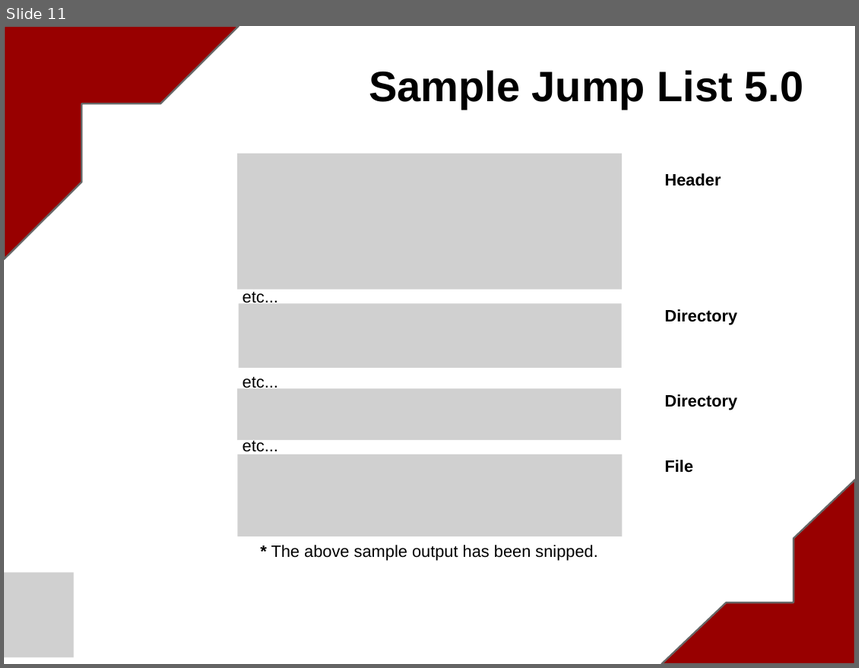
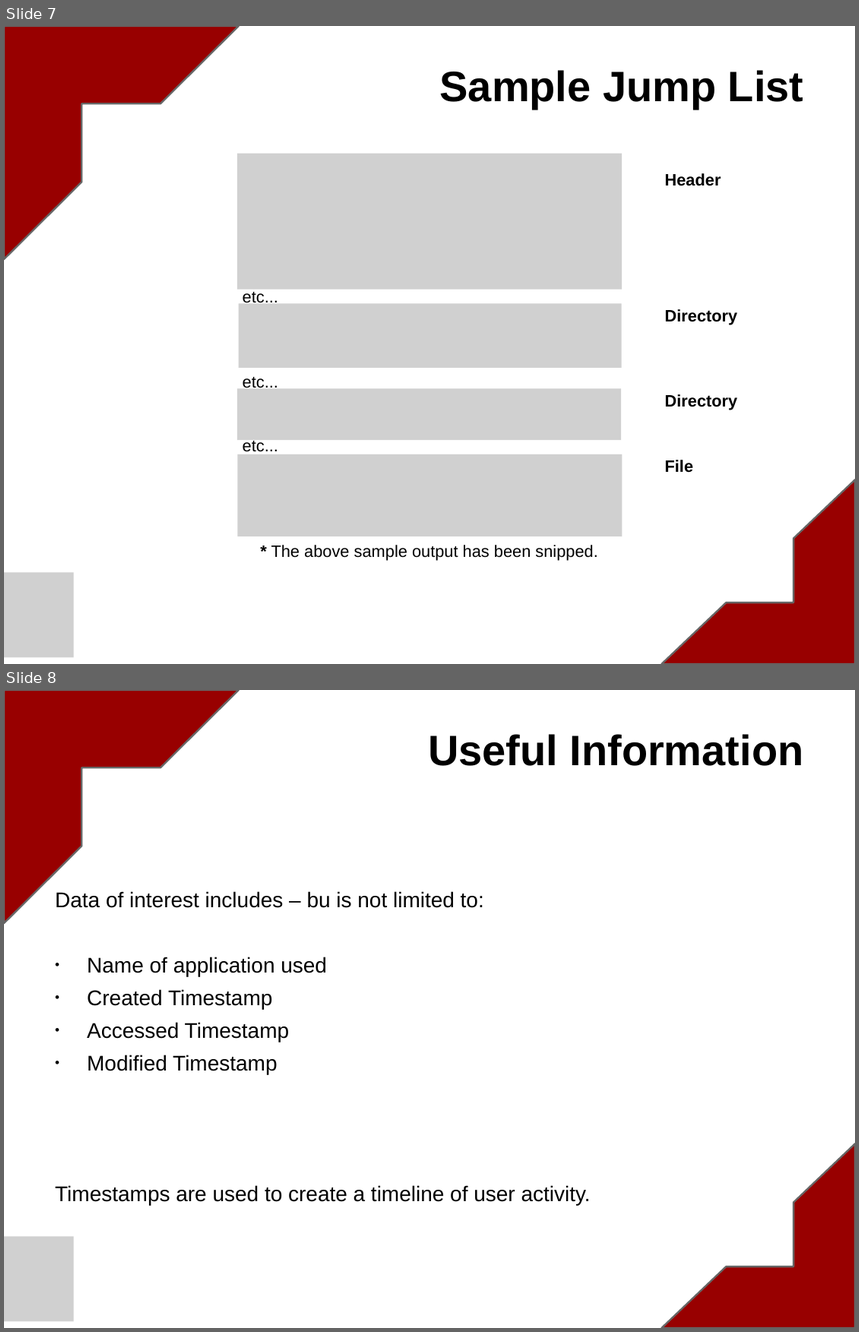
Before and after one commit to blakelyh/Jumplist, a slide deck: doc/project/WindowsJumpLists.pptx. Shown one above the other, each under a label of ours: slide 11 before the commit, slides 7 and 8 after it. The pictures are 859x668 and 859x1332 pixels, drawn with LibreOffice and Linux fonts; fonts in the diff are those of the drawing; grey boxes stand for pictures. Boxes give left, top, right and bottom in pixels: in the first picture for what was removed or moved away, otherwise in the second. Text is boxed around its words. In the diff, an @@ line names an element or a change of style, - is before the commit and + after.

```diff
--- a/doc/project/WindowsJumpLists.pptx
+++ b/doc/project/WindowsJumpLists.pptx
@@ slide 8 added at [4, 690, 855, 1328], background #FFFFFF @@
@@ half frame added at [4, 690, 239, 923], fill #980000, outline #666666 1.5 pt @@
@@ title added at [428, 734, 804, 766], 36 pt, text #000000, bold @@
+Useful Information
@@ text added at [55, 891, 591, 1205], 18 pt, text #000000 @@
+Data of interest includes – bu is not limited to:
+• Name of application used
+• Created Timestamp
+• Accessed Timestamp
+• Modified Timestamp
+Timestamps are used to create a timeline of user activity.
@@ half frame added at [662, 1144, 855, 1328], fill #980000, outline #666666 1.5 pt @@
@@ picture added at [4, 1236, 74, 1322] @@
@@ what was slide 11 is now slide 7 @@
@@ slide 7 changed as well @@
@@ title at [440, 70, 804, 109]: text changed @@
-Sample Jump List 5.0
+Sample Jump List
```
Also in this commit, not shown: 6 other slides changed, 3 other slides added, 5 slides removed.
